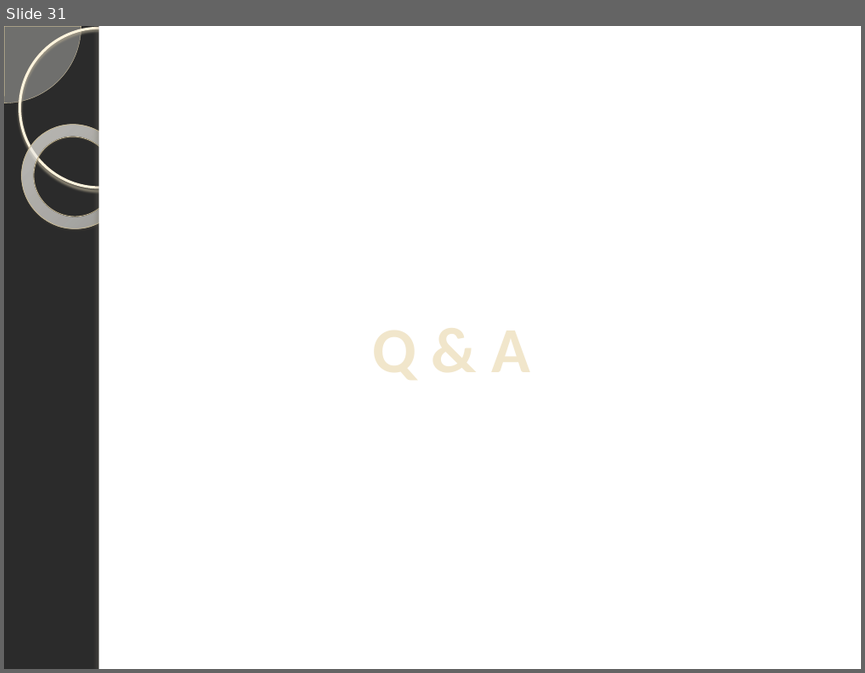
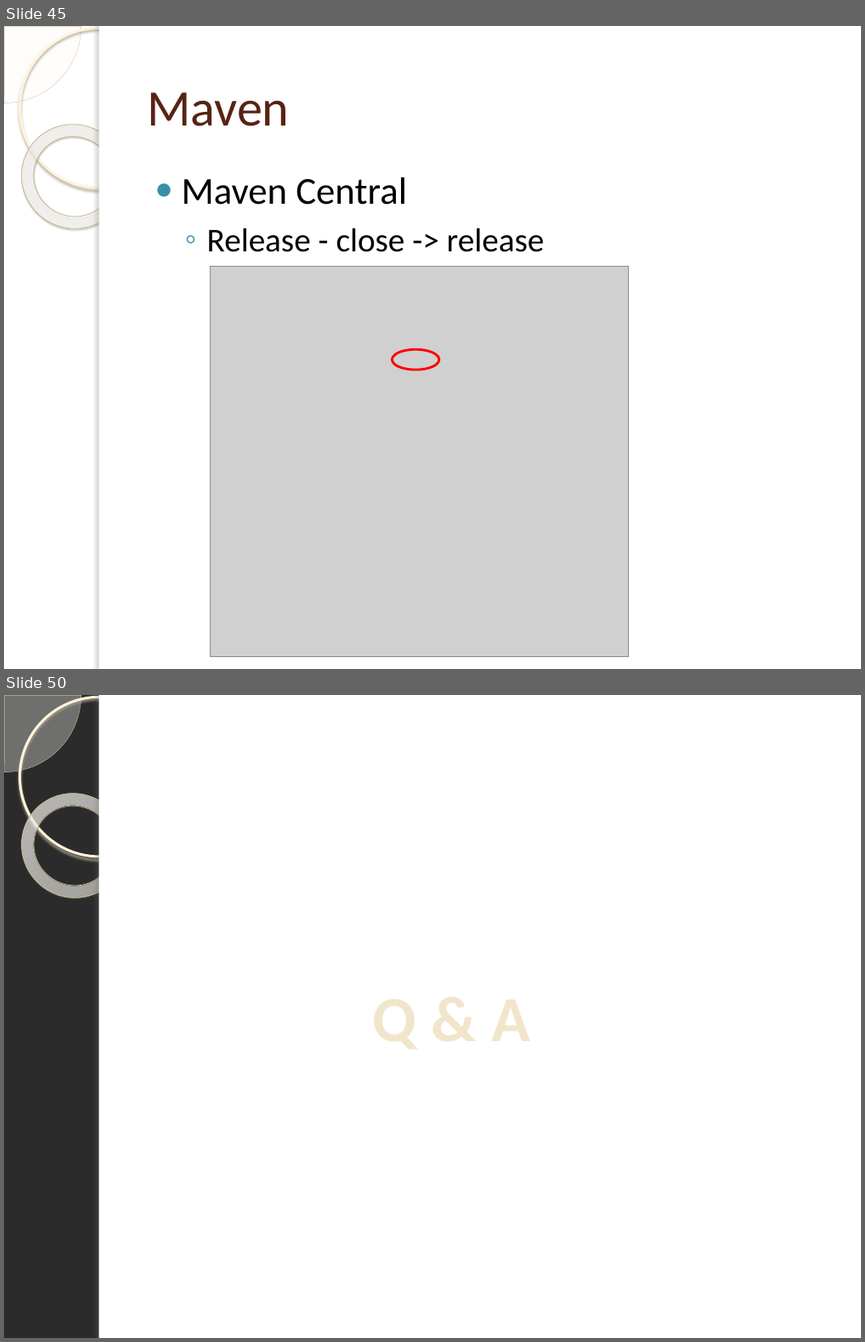
Before and after one commit to tassun/train-maven, a slide deck: Introduction to Maven.pptx. Shown one above the other, each under a label of ours: slide 31 before the commit, slides 45 and 50 after it; the slides between them are not shown. The pictures are 865x673 and 865x1342 pixels, drawn with LibreOffice and Linux fonts; fonts in the diff are those of the drawing; grey boxes stand for pictures; background and template pictures are left out; a plain dark background stands for a picture behind light text. Boxes give left, top, right and bottom in pixels: in the first picture for what was removed or moved away, otherwise in the second. Text is boxed around its words. In the diff, an @@ line names an element or a change of style, - is before the commit and + after.

```diff
--- a/Introduction to Maven.pptx
+++ b/Introduction to Maven.pptx
@@ slide 45 added at (x1=4, y1=26, x2=861, y2=669), background picture (left out); not listed: 5 template elements that a slide beside it also shows @@
@@ title added at (x1=147, y1=92, x2=289, y2=126), 43 pt, text #572314 @@
+Maven
@@ text added at (x1=182, y1=177, x2=545, y2=252), 28 pt, text #000000 @@
+● Maven Central
+  ◦ Release - close -> release
@@ picture added at (x1=210, y1=267, x2=628, y2=657) @@
@@ ellipse added at (x1=392, y1=349, x2=439, y2=369), outline #FF0000 2 pt @@
@@ what was slide 31 is now slide 50 @@
```
Also in this commit, not shown: 2 slides changed, 18 other slides added, 1 other file.
